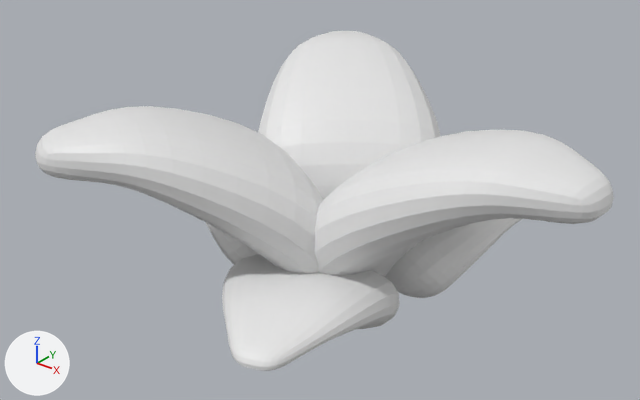
Before and after pictures for a commit that changed the FBX model Assets/Meshs/Decoration/Grass03.fbx.
The view is the same before and after, from a 50 mm lens placed at (6.65, -9.22, 7.07), pointed at (-0.35, -0.46, 1.64). Arrows for +X, +Y and +Z are at lower left; the lights stay in place. Where no turn or scale is listed for an object, it has been applied to the vertices.
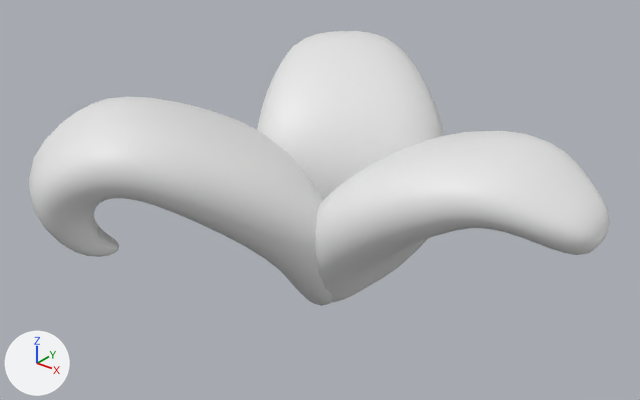
Pixel boxes (x1, y1, x2, y2) of what changed, in the pictures (640 x 400 px; the box of a moved part takes in the faces that stretch with it):
'Cube.039', reshaped
    before: (35, 106, 323, 274)
    after: (29, 96, 332, 306)
'Cube.038', reshaped
    before: (315, 130, 614, 277)
    after: (315, 131, 610, 302)
'Cube.037', reshaped
    before: (258, 31, 441, 200)
    after: (257, 31, 444, 200)
'Cube.042', deleted
    before: (222, 254, 400, 371)
'Cube.041', deleted
    before: (385, 218, 522, 298)
'Cube.040', deleted
    before: (205, 222, 258, 265)
part 1 of me_mesh_066, moved or reshaped
    before: (351, 130, 614, 245)
    after: (351, 131, 610, 255)
part 2 of me_mesh_066, shading changed
    both: (315, 140, 427, 277)
part 3 of me_mesh_064, moved or reshaped
    before: (35, 106, 318, 274)
    after: (29, 96, 319, 283)

Edits to the bpy script that builds the scene:
```text
Change me_mesh_065:
    used by ob_cube_037; location = (-1.24, 1.37, 1.76)
    remove me_mesh_065.from_pydata(...)  # 546 vertices, 544 faces; spans x -1.68..1.76, y -1.77..1.96, z -1.66..1.32
    add me_mesh_065.from_pydata(...)  # 546 vertices, 544 faces; spans x -1.77..1.76, y -1.77..1.97, z -1.66..1.46
    me_mesh_065 part 4: 501 of 546 vertices moved; they spanned x -1.68..1.76, y -1.77..1.96, z -1.63..1.32 and now span x -1.77..1.76, y -1.77..1.97, z -1.63..1.46; mean shift (0.01, 0.0, -0.07); largest move (-1.6, 1.72, 0.94) -> (-1.5, 1.7, 0.23)
Change me_mesh_066:
    used by ob_cube_038; location = (1.25, -0.1, 1.76)
    remove me_mesh_066.from_pydata(...)  # 546 vertices, 544 faces; spans x -1.63..2.35, y -1.4..1.54, z -1.66..1.32
    add me_mesh_066.from_pydata(...)  # 546 vertices, 544 faces; spans x -1.63..2.34, y -1.4..1.54, z -1.66..1.24
    me_mesh_066 part 1: 266 of 546 vertices moved; they spanned x -0.07..2.35, y -1.26..1.2, z 0.19..1.32 and now span x -0.06..2.34, y -1.26..1.2, z 0.17..1.24; mean shift (0.01, 0.02, -0.23); largest move (2.32, -0.36, 0.94) -> (2.31, -0.3, 0.43)
    me_mesh_066 part 2: edges marked sharp go from 1057 to 0
Change me_mesh_064:
    used by ob_cube_039; location = (-1.3, -1.43, 1.76)
    remove me_mesh_064.from_pydata(...)  # 546 vertices, 544 faces; spans x -1.51..1.76, y -2.08..1.75, z -1.66..1.32
    add me_mesh_064.from_pydata(...)  # 738 vertices, 736 faces; spans x -1.76..1.76, y -2.29..1.75, z -1.66..1.44
    me_mesh_064 part 3: 277 vertices moved from x -1.48..1.66, y -1.97..1.48, z -0.74..1.32 to x -1.74..1.67, y -2.19..1.49, z -0.75..1.44; 80 vertices removed from x -1.51..-0.66, y -2.08..-1.41, z 0.7..1.18; 272 vertices added at x -1.76..-0.32, y -2.29..-1.17, z -0.42..0.94
Remove ob_cube_040:
    ob_cube_040 = bpy.data.objects.new('Cube.040', me_mesh_067)
    ob_cube_040.location = (-2.05, 0.17, 0.68)
Remove ob_cube_041:
    ob_cube_041 = bpy.data.objects.new('Cube.041', me_mesh_068)
    ob_cube_041.location = (0.54, 1.27, 0.68)
Remove ob_cube_042:
    ob_cube_042 = bpy.data.objects.new('Cube.042', me_mesh_069)
    ob_cube_042.location = (0.22, -1.61, 0.68)
```
